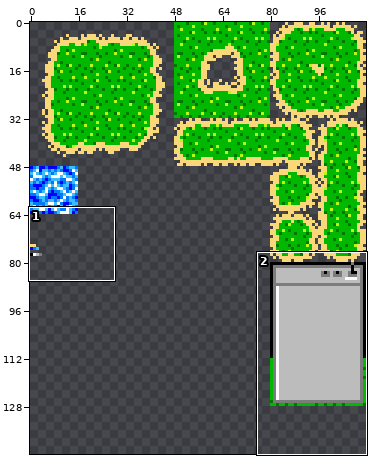
Pixel-art file, stored at Assets/Sprite-0001.aseprite. The first picture is a wide view before the edit; the outline marks the close-up.
Close-up. As it was:
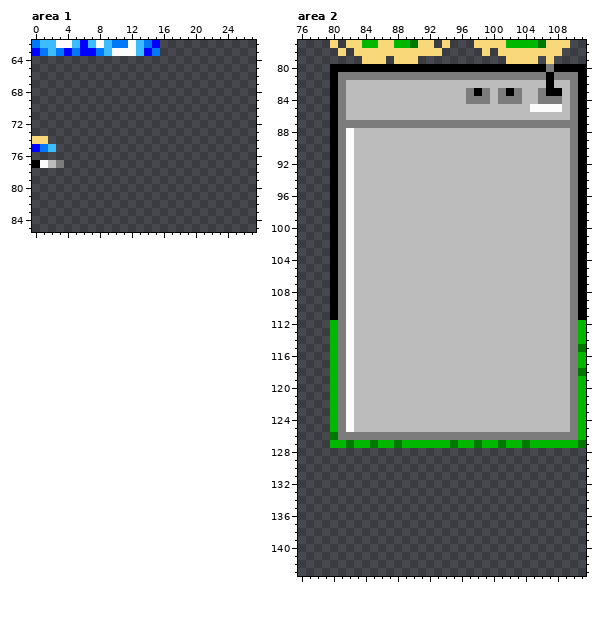
112x144 pixels, 1 frame. Colours within 5 levels of each other are drawn and written as one. Shown: area 1: x 0..27, y 62..85; area 2: x 76..111, y 77..143.
Once edited:
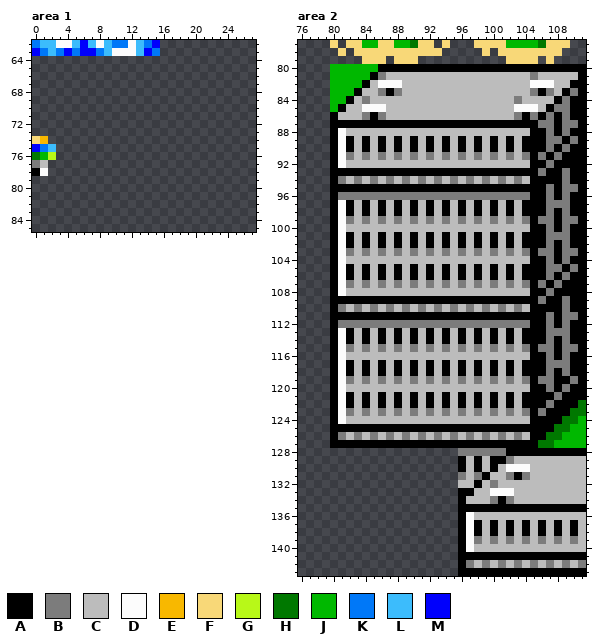
Palette (. is transparent): A #000000  B #7c7c7c  C #bcbcbc  D #fcfcfc  E #f8b800  F #f8d878  G #b8f818  H #007800  J #00b800  K #0078f8  L #3cbcfc  M #0000fc
The edit:
--- area 1
@@ x 0..5 @@
 73 ......
-74 FF....
+74 FE....
 75 MKL...
-76 ......
-77 ADCB..
-78 ......
+76 HJG...
+77 BC....
+78 AD....
 79 ......
--- area 2
@@ x 76..111 @@
  79 ........FFF.FFF...........FFFF.F....
- 80 ....AAAAAAAAAAAAAAAAAAAAAAAAAAABAAAA
- 81 ....ABBBBBBBBBBBBBBBBBBBBBBBBBBABBBA
- 82 ....ABCCCCCCCCCCCCCCCCCCCCCCCCCACCBA
- 83 ....ABCCCCCCCCCCCCCCCBABCBABCCBAACBA
- 84 ....ABCCCCCCCCCCCCCCCBBBCBBBCCBBBCBA
- 85 ....ABCCCCCCCCCCCCCCCCCCCCCCCDDDDCBA
- 86 ....ABCCCCCCCCCCCCCCCCCCCCCCCCCCCCBA
- 87 ....ABBBBBBBBBBBBBBBBBBBBBBBBBBBBBBA
- 88 ....ABDCCCCCCCCCCCCCCCCCCCCCCCCCCCBA
- 89 ....ABDCCCCCCCCCCCCCCCCCCCCCCCCCCCBA
- 90 ....ABDCCCCCCCCCCCCCCCCCCCCCCCCCCCBA
- 91 ....ABDCCCCCCCCCCCCCCCCCCCCCCCCCCCBA
- 92 ....ABDCCCCCCCCCCCCCCCCCCCCCCCCCCCBA
- 93 ....ABDCCCCCCCCCCCCCCCCCCCCCCCCCCCBA
- 94 ....ABDCCCCCCCCCCCCCCCCCCCCCCCCCCCBA
- 95 ....ABDCCCCCCCCCCCCCCCCCCCCCCCCCCCBA
- 96 ....ABDCCCCCCCCCCCCCCCCCCCCCCCCCCCBA
- 97 ....ABDCCCCCCCCCCCCCCCCCCCCCCCCCCCBA
- 98 ....ABDCCCCCCCCCCCCCCCCCCCCCCCCCCCBA
- 99 ....ABDCCCCCCCCCCCCCCCCCCCCCCCCCCCBA
-100 ....ABDCCCCCCCCCCCCCCCCCCCCCCCCCCCBA
-101 ....ABDCCCCCCCCCCCCCCCCCCCCCCCCCCCBA
-102 ....ABDCCCCCCCCCCCCCCCCCCCCCCCCCCCBA
-103 ....ABDCCCCCCCCCCCCCCCCCCCCCCCCCCCBA
-104 ....ABDCCCCCCCCCCCCCCCCCCCCCCCCCCCBA
-105 ....ABDCCCCCCCCCCCCCCCCCCCCCCCCCCCBA
-106 ....ABDCCCCCCCCCCCCCCCCCCCCCCCCCCCBA
-107 ....ABDCCCCCCCCCCCCCCCCCCCCCCCCCCCBA
-108 ....ABDCCCCCCCCCCCCCCCCCCCCCCCCCCCBA
-109 ....ABDCCCCCCCCCCCCCCCCCCCCCCCCCCCBA
-110 ....ABDCCCCCCCCCCCCCCCCCCCCCCCCCCCBA
-111 ....ABDCCCCCCCCCCCCCCCCCCCCCCCCCCCBA
-112 ....JBDCCCCCCCCCCCCCCCCCCCCCCCCCCCBJ
-113 ....JBDCCCCCCCCCCCCCCCCCCCCCCCCCCCBJ
-114 ....JBDCCCCCCCCCCCCCCCCCCCCCCCCCCCBJ
-115 ....JBDCCCCCCCCCCCCCCCCCCCCCCCCCCCBH
-116 ....JBDCCCCCCCCCCCCCCCCCCCCCCCCCCCBJ
-117 ....JBDCCCCCCCCCCCCCCCCCCCCCCCCCCCBJ
-118 ....JBDCCCCCCCCCCCCCCCCCCCCCCCCCCCBH
-119 ....JBDCCCCCCCCCCCCCCCCCCCCCCCCCCCBJ
-120 ....JBDCCCCCCCCCCCCCCCCCCCCCCCCCCCBJ
-121 ....JBDCCCCCCCCCCCCCCCCCCCCCCCCCCCBJ
-122 ....JBDCCCCCCCCCCCCCCCCCCCCCCCCCCCBJ
-123 ....JBDCCCCCCCCCCCCCCCCCCCCCCCCCCCBJ
-124 ....JBDCCCCCCCCCCCCCCCCCCCCCCCCCCCBJ
-125 ....JBDCCCCCCCCCCCCCCCCCCCCCCCCCCCBJ
-126 ....HBBBBBBBBBBBBBBBBBBBBBBBBBBBBBBJ
-127 ....JJHJJHJJHJJJJJJHJJHJJHJJHJJJJJJH
-128 ....................................
-129 ....................................
-130 ....................................
-131 ....................................
-132 ....................................
-133 ....................................
-134 ....................................
-135 ....................................
-136 ....................................
-137 ....................................
-138 ....................................
-139 ....................................
-140 ....................................
-141 ....................................
-142 ....................................
-143 ....................................
+ 80 ....JJJJJJAAAAAAAAAAAAAAAAAAAAAAAAAA
+ 81 ....JJJJJABCCCCCCCCCCCCCCCCCCBCCCCCA
+ 82 ....JJJJACDDDCCCCCCCCCCCCCCCCDDDCCAA
+ 83 ....JJJACCBABCCCCCCCCCCCCCCCCBABCABA
+ 84 ....JJACBCCCCCCCCCCCCCCCCCCBCCCCABAA
+ 85 ....JACCDDDCCCCCCCCCCCCCCCCDDDCABBAA
+ 86 ....ACCCBABCCCCCCCCCCCCCCCCBABABABAA
+ 87 ....AAAAAAAAAAAAAAAAAAAAAAAAAABBABBA
+ 88 ....ADCCCCCCCCCCCCCCCCCCCCCCCAABABAA
+ 89 ....ADACACACACACACACACACACACAAABBABA
+ 90 ....ADACACACACACACACACACACACAAABABAA
+ 91 ....ADBCBCBCBCBCBCBCBCBCBCBCBABABAAA
+ 92 ....ADCCCCCCCCCCCCCCCCCCCCCCCAABAAAA
+ 93 ....AAAAAAAAAAAAAAAAAAAAAAAAAABAABAA
+ 94 ....ABCBCBCBCBCBCBCBCBCBCBCBCAAAABAA
+ 95 ....AAAAAAAAAAAAAAAAAAAAAAAAAAABABBA
+ 96 ....ABBBBBBBBBBBBBBBBBBBBBBBBAABABAA
+ 97 ....ADACACACACACACACACACACACAAABBBAA
+ 98 ....ADACACACACACACACACACACACAAABABAA
+ 99 ....ADBCBCBCBCBCBCBCBCBCBCBCBABBABBA
+100 ....ADCCCCCCCCCCCCCCCCCCCCCCCAABABAA
+101 ....ADACACACACACACACACACACACAAABBBAA
+102 ....ADACACACACACACACACACACACAAABABAA
+103 ....ADBCBCBCBCBCBCBCBCBCBCBCBABBABBA
+104 ....ADCCCCCCCCCCCCCCCCCCCCCCCAABABAA
+105 ....ADACACACACACACACACACACACAAABBABA
+106 ....ADACACACACACACACACACACACAAABABAA
+107 ....ADBCBCBCBCBCBCBCBCBCBCBCBABABAAA
+108 ....ADCCCCCCCCCCCCCCCCCCCCCCCAABAAAA
+109 ....AAAAAAAAAAAAAAAAAAAAAAAAAABAABAA
+110 ....ABCBCBCBCBCBCBCBCBCBCBCBCAAAABAA
+111 ....AAAAAAAAAAAAAAAAAAAAAAAAAAABABBA
+112 ....ABBBBBBBBBBBBBBBBBBBBBBBBAABABAA
+113 ....ADACACACACACACACACACACACAAABBBAA
+114 ....ADACACACACACACACACACACACAAABABAA
+115 ....ADBCBCBCBCBCBCBCBCBCBCBCBABBABBA
+116 ....ADCCCCCCCCCCCCCCCCCCCCCCCAABABAA
+117 ....ADACACACACACACACACACACACAAABBBAA
+118 ....ADACACACACACACACACACACACAAABABAA
+119 ....ADBCBCBCBCBCBCBCBCBCBCBCBABBAABA
+120 ....ADCCCCCCCCCCCCCCCCCCCCCCCAABABAA
+121 ....ADACACACACACACACACACACACAAAABAAA
+122 ....ADACACACACACACACACACACACAAABAAAH
+123 ....ADBCBCBCBCBCBCBCBCBCBCBCBABAAAHH
+124 ....ADCCCCCCCCCCCCCCCCCCCCCCCAAAAHHJ
+125 ....AAAAAAAAAAAAAAAAAAAAAAAAAAAAHHJJ
+126 ....ABCBCBCBCBCBCBCBCBCBCBCBCAAHHJJJ
+127 ....AAAAAAAAAAAAAAAAAAAAAAAAAAHHJJJJ
+128 ....................BBBBBBAAAAAAAAAA
+129 ....................ACACAABCCCCCCCCC
+130 ....................ACACACDDDCCCCCCC
+131 ....................BCBACCBABCCCCCCC
+132 ....................CCACBCCCCCCCCCCC
+133 ....................AACCDDDCCCCCCCCC
+134 ....................ACCCBABCCCCCCCCC
+135 ....................AAAAAAAAAAAAAAAA
+136 ....................ADCCCCCCCCCCCCCC
+137 ....................ADACACACACACACAC
+138 ....................ADACACACACACACAC
+139 ....................ADBCBCBCBCBCBCBC
+140 ....................ADCCCCCCCCCCCCCC
+141 ....................AAAAAAAAAAAAAAAA
+142 ....................ABCBCBCBCBCBCBCB
+143 ....................AAAAAAAAAAAAAAAA
Boxes around the changes in both close-ups, in picture pixels (x1, y1, x2, y2):
changed: (32, 136, 64, 176)
changed: (330, 64, 586, 576)
